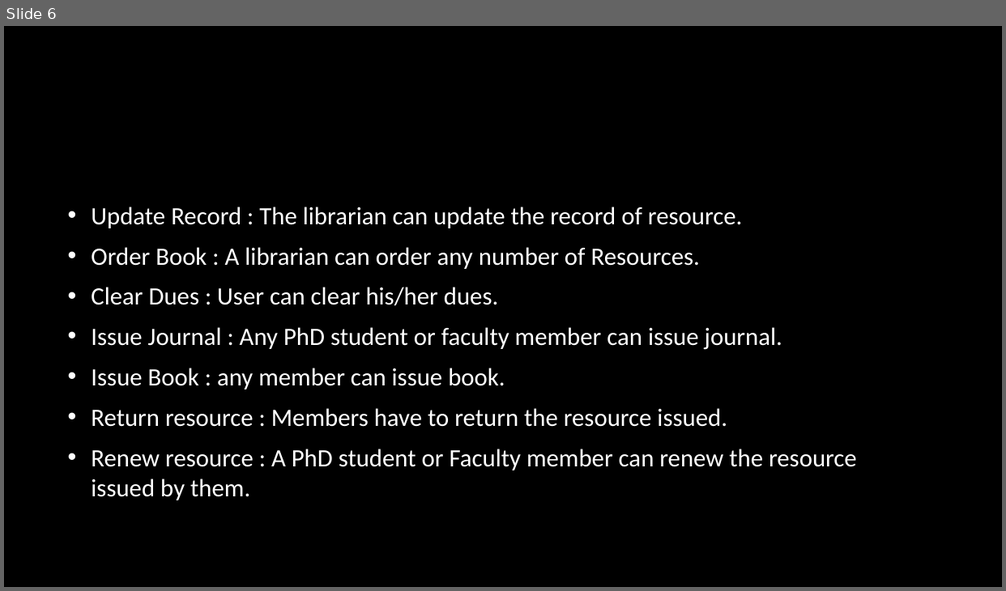
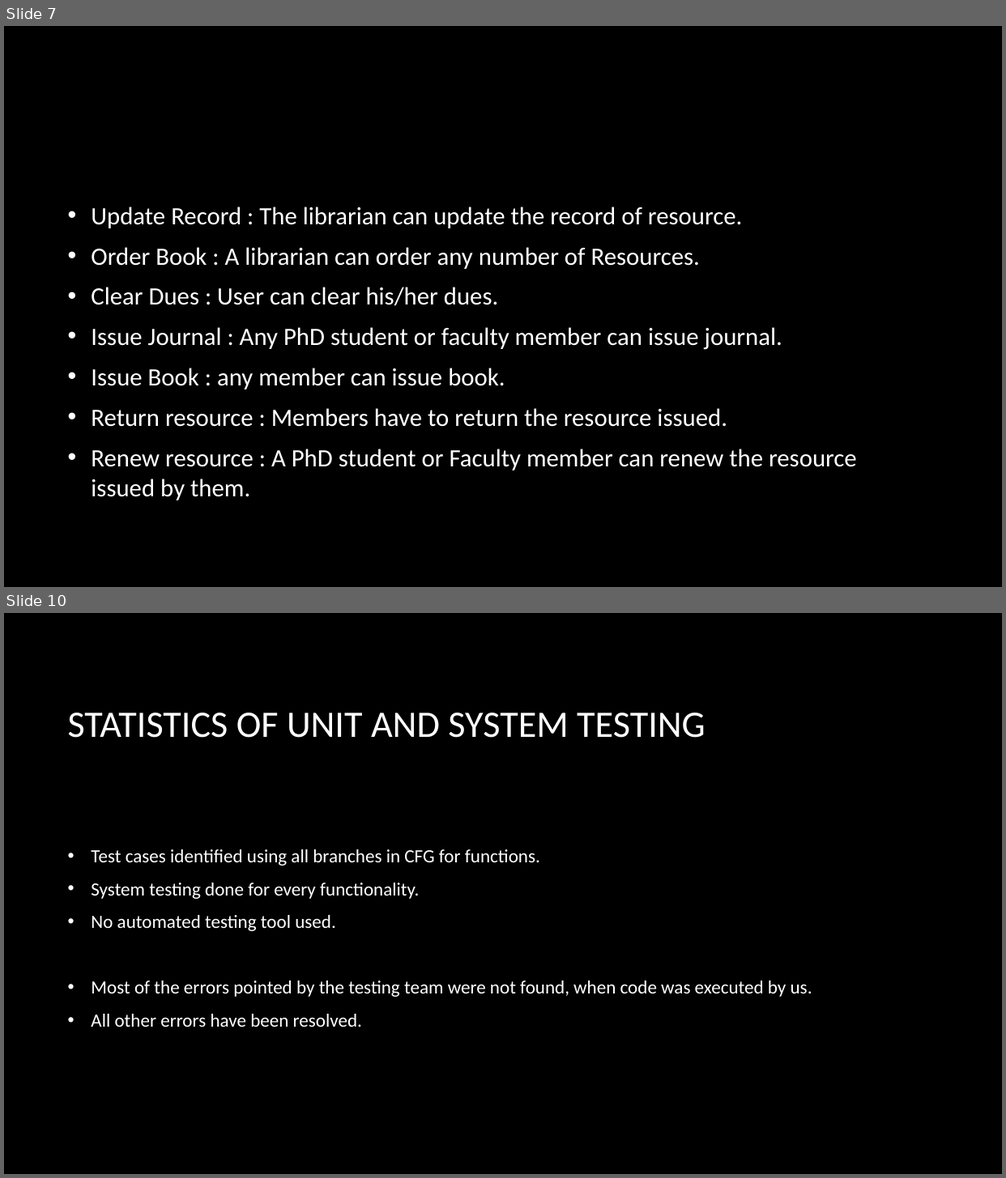
Before and after one commit to shah-anurag/Library-Management, a slide deck: srs-10-ppt.pptx. Shown one above the other, each under a label of ours: slide 6 before the commit, slides 7 and 10 after it; the slides between them are not shown. The pictures are 1006x591 and 1006x1178 pixels, drawn with LibreOffice and Linux fonts; fonts in the diff are those of the drawing; background and template pictures are left out. Boxes give left, top, right and bottom in pixels: in the first picture for what was removed or moved away, otherwise in the second. Text is boxed around its words. In the diff, an @@ line names an element or a change of style, - is before the commit and + after.

```diff
--- a/srs-10-ppt.pptx
+++ b/srs-10-ppt.pptx
@@ slide 10 added at [4,613,1002,1174], background picture (left out) @@
@@ title added at [68,713,705,738], 36 pt, text #FFFFFF @@
+STATISTICS OF UNIT AND SYSTEM TESTING
@@ text added at [91,850,812,1027], 18 pt, text #FFFFFF @@
+• Test cases identified using all branches in CFG for functions.
+• System testing done for every functionality.
+• No automated testing tool used.
+• Most of the errors pointed by the testing team were not found, when code was executed by us.
+• All other errors have been resolved.
@@ what was slide 6 is now slide 7 @@
```
Also in this commit, not shown: 1 slide changed, 7 other slides added, 6 slides removed.
